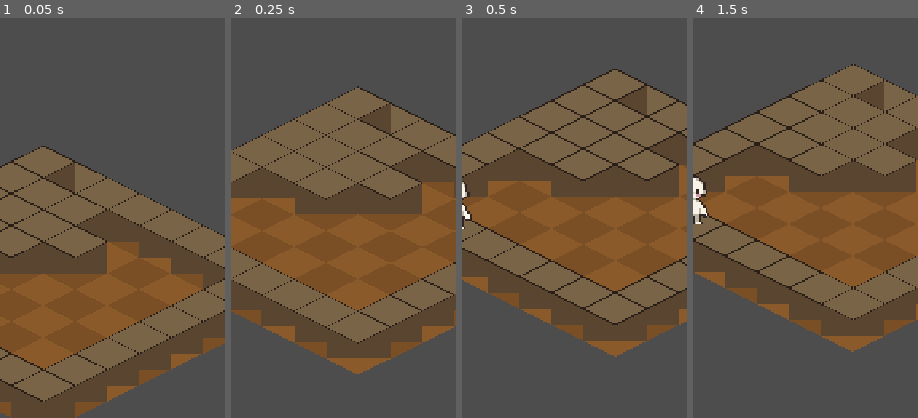
Above: before the commit, frames 1-4 (left to right).
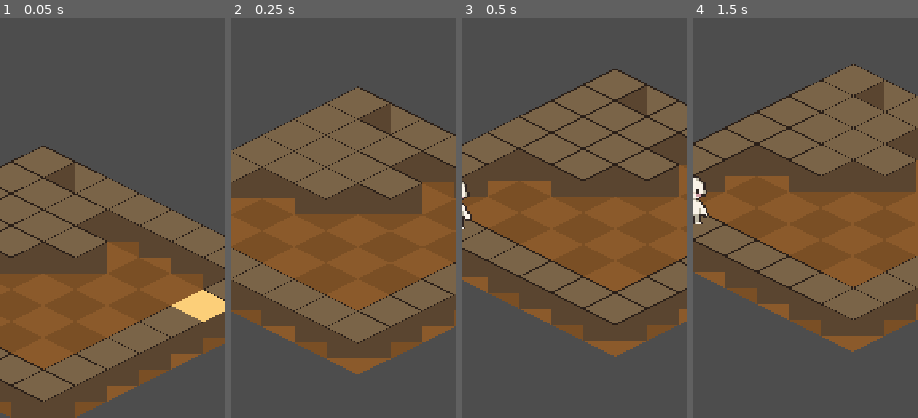
Above: after the commit, the same moments.

Repository: JDaniloC/BlindTuner
Game: Godot game, scene res://scenes/Playground.tscn
Two runs of this game, one before a commit and one after it. Both use one fixed random seed, a clock stepped at 60 frames per second and the inputs below.
Inputs:
- Up to frame 1 (0.05 s): no input
- Up to frame 2 (0.25 s): no input
- Up to frame 3 (0.5 s): no input
- Up to frame 4 (1.5 s): click "Começar" at 0.5 s; click "Começar" at 1.25 s
The pictures show only the part of the screen within x 50-100%, y 24-74%; the shares and areas given below are measured in that part.

The runs differ from the first frame. In frame 1, 1.1% of the frame differs, in the area x 76-100%, y 68-76%; in frame 2, nothing differs; in frame 3, nothing differs; in frame 4, nothing differs.

Commit message:
feat(godot): goal marker pulsante na cor do tema
Diamante de chão na posição map.goal_grid, modulate:a tweenado
infinitamente entre 0.5 e 1.0 (1s up + 1s down). Cor vem do
theme.goal_marker_color. z_index=1 garante render acima do chão.

Co-Authored-By: Claude Opus 4.7 <noreply@anthropic.com>

Diff:
--- a/godot/scripts/Playground.gd
+++ b/godot/scripts/Playground.gd
@@ -213,8 +213,16 @@
 	node.add_child(outline)
 	_walls_node.add_child(node)
 
-func _spawn_goal_marker(_tile: Vector2i, _theme) -> void:
-	pass  # implementado no commit seguinte (Task 4)
+func _spawn_goal_marker(tile: Vector2i, theme) -> void:
+	var poly := Polygon2D.new()
+	poly.polygon = _diamond_polygon(TILE_WIDTH, TILE_HEIGHT)
+	poly.color = theme.goal_marker_color
+	poly.position = _character.grid_to_world(tile)
+	poly.z_index = 1
+	_goal_node.add_child(poly)
+	var tw := poly.create_tween().set_loops()
+	tw.tween_property(poly, "modulate:a", 0.5, 1.0)
+	tw.tween_property(poly, "modulate:a", 1.0, 1.0)
 
 func _diamond_polygon(w: int, h: int) -> PackedVector2Array:
 	var hw := w * 0.5
